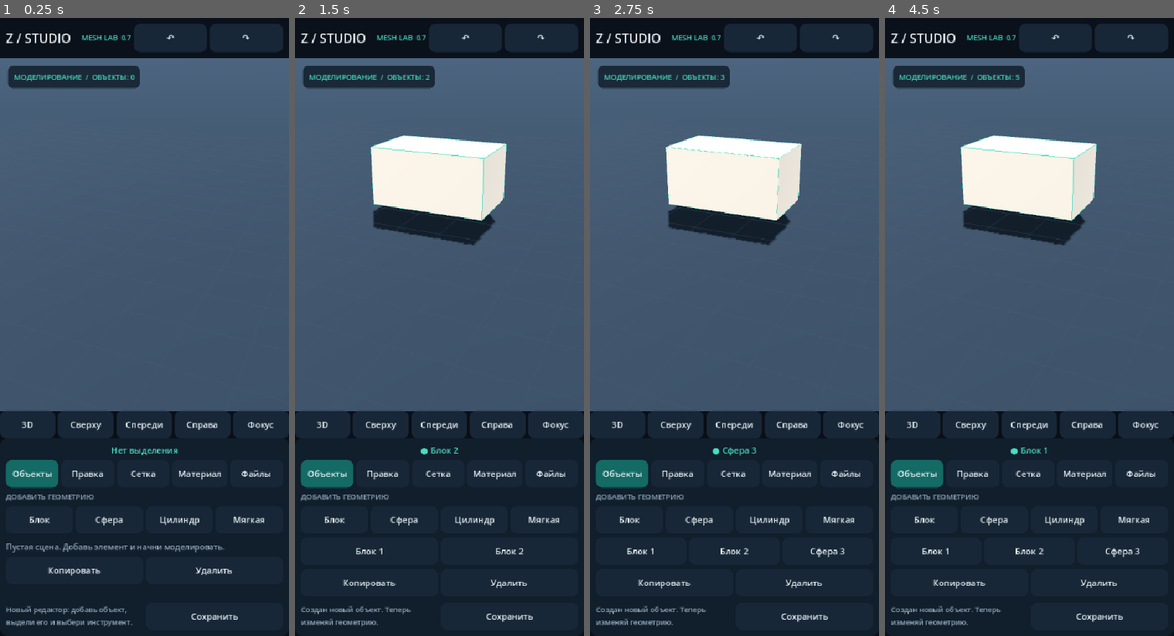
Above: before the commit, frames 1-4 (left to right).
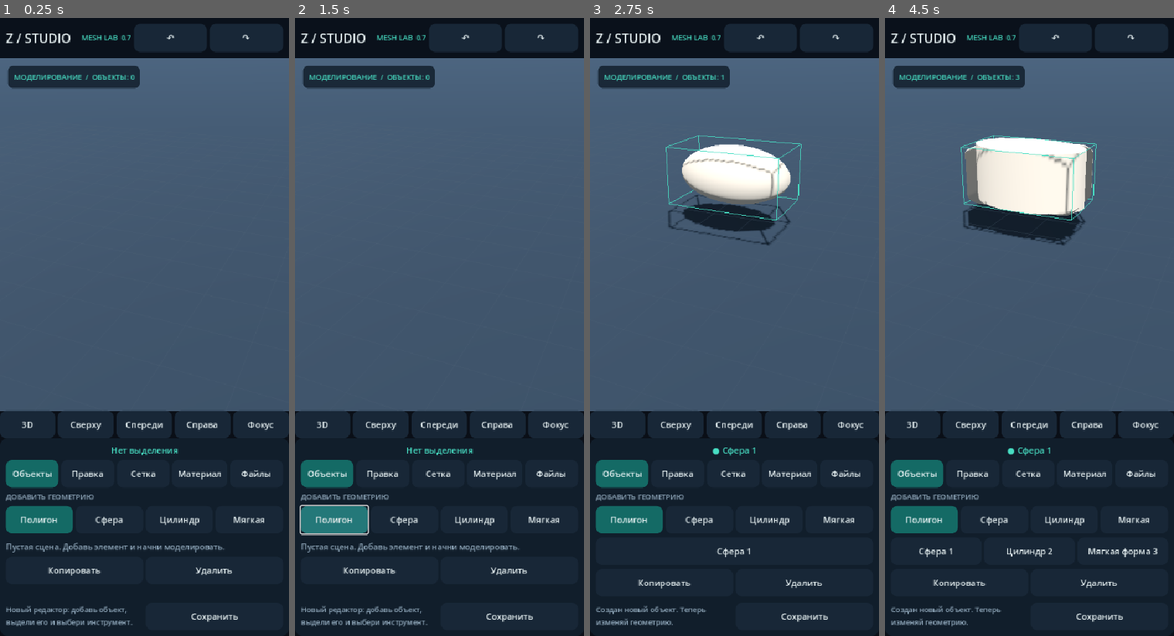
Above: after the commit, the same moments.

Repository: Gudvin7lol/Newgame
Game: Godot game, scene res://scenes/main.tscn
Same seed, same stepped clock (60 frames per second), same inputs: the game is played once before the commit and once after it.
Inputs (mouse positions are in pixels of both pictures, inside the frame that each line leads up to):
- Up to frame 1 (0.25 s): no input
- Up to frame 2 (1.5 s): click (335, 518) at 0.5 s, where only the run before the commit has a clickable "Блок"; click (335, 518) at 1.25 s, where only the run after the commit has a clickable "Полигон"
- Up to frame 3 (2.75 s): click "Сфера" at 2 s
- Up to frame 4 (4.5 s): click "Цилиндр" at 2.75 s; click "Мягкая" at 3.5 s; click (937, 549) at 4.25 s, where only the run before the commit has a clickable "Блок 1"

The runs differ from the first frame. In frame 1, 1.0% of the frame differs, in the area x 1-26%, y 79-84%; in frame 2, 9.6%, in the area x 1-81%, y 9-99%; in frame 3, 5.3%; in frame 4, 3.1%.
Error after the commit: Parse Error: Cannot infer the type of "previous" variable because the value doesn't have a set type. (res://scripts/topology_mesh.gd:116)

Commit message:
Integrate face-picked editable polygon mesh, real extrusion/inset/subdivision, persistent vertex topology

Diff:
--- a/zamer-3d-studio/scripts/studio_editor.gd
+++ b/zamer-3d-studio/scripts/studio_editor.gd
@@ -4,6 +4,7 @@
 # Scene document stores editable objects, modifiers and per-vertex operations.
 const Factory = preload("res://scripts/mesh_factory.gd")
 const Solid = preload("res://scripts/solid_modeler.gd")
+const Topology = preload("res://scripts/topology_mesh.gd")
 const BG = Color("#0a111b")
 const SURFACE = Color("#111e2b")
 const PANEL = Color("#182737")
@@ -27,6 +28,7 @@
 var instances: Dictionary = {}
 var selection_id: int = -1
 var vertex_index: int = -1
+var polygon_face: int = -1
 var next_id: int = 1
 var undo_stack: Array[String] = []
 var redo_stack: Array[String] = []
@@ -243,6 +245,8 @@
         materials.append(m)
 
 func _mesh_for(item: Dictionary) -> Mesh:
+    if item.has("mesh_data"):
+        return Topology.mesh(item["mesh_data"])
     var type_name := str(item.get("shape", "box"))
     match type_name:
         "box":
@@ -284,8 +288,9 @@
     mesh_node.material_override = materials[clampi(int(item["mat"]), 0, materials.size() - 1)]
     model_root.add_child(mesh_node)
     instances[int(item["id"])] = mesh_node
-    for op in item.get("vertex_ops", []):
-        _apply_vertex_delta(mesh_node, _v(op["at"]), _v(op["delta"]))
+    if not item.has("mesh_data"):
+        for op in item.get("vertex_ops", []):
+            _apply_vertex_delta(mesh_node, _v(op["at"]), _v(op["delta"]))
 
 func _sync_scene() -> void:
     for child in model_root.get_children():
@@ -346,10 +351,13 @@
         "shape": shape, "pos": [0.0, 0.68, 0.0], "rot": [0.0, 0.0, 0.0],
         "size": [1.2, 0.6, 0.7], "mat": 0, "vertex_ops": [],
         "extrude_depth": 0.0, "extrude_face": 2, "inset": 0.10, "bevel": 0.0}
+    if shape == "editable":
+        item["mesh_data"] = Topology.cube()
     next_id += 1
     data.append(item)
     selection_id = int(item["id"])
     vertex_index = -1
+    polygon_face = -1
     _sync_scene()
     _refresh_panel()
     _note("Создан новый объект. Теперь изменяй геометрию.")
@@ -359,6 +367,7 @@
         "sphere": return "Сфера"
         "cylinder": return "Цилиндр"
         "soft": return "Мягкая форма"
+        "editable": return "Полигональная сетка"
         _: return "Блок"
 
 func _duplicate() -> void:
@@ -392,6 +401,7 @@
 func _choose(id: int) -> void:
     selection_id = id
     vertex_index = -1
+    polygon_face = -1
     _show_outline()
     _update_selection_text()
     _refresh_panel()
@@ -422,7 +432,7 @@
     inspector.add_child(label)
     var row := HBoxContainer.new()
     inspector.add_child(row)
-    _btn(row, "Блок", _add_item.bind("box"))
+    _btn(row, "Полигон", _add_item.bind("editable"), true)
     _btn(row, "Сфера", _add_item.bind("sphere"))
     _btn(row, "Цилиндр", _add_item.bind("cylinder"))
     _btn(row, "Мягкая", _add_item.bind("soft"))
@@ -523,6 +533,10 @@
     if item.is_empty():
         inspector.add_child(_text("Выбери объект. Затем открой сетку для редактирования.", 12, SUBTLE))
         return
+    if item.has("mesh_data"):
+        _topology_ui(item)
+        return
+
     if str(item.get("shape","")) == "box":
         inspector.add_child(_text("FACE EDITOR  /  ГРАНИ И ФАСКИ", 11, TEAL))
         var face_row := HBoxContainer.new()
@@ -563,6 +577,85 @@
     else:
         inspector.add_child(_text("Чтобы двигать отдельную вершину, включи выбор и коснись её.",11,SUBTLE))
 
+func _topology_ui(item: Dictionary) -> void:
+    inspector.add_child(_text("POLY EDIT  /  РЕДАКТИРУЕМАЯ СЕТКА", 11, TEAL))
+    var doc: Dictionary=item["mesh_data"]
+    var polygon_count: int=doc["faces"].size()
+    inspector.add_child(_text("%d вершин • %d граней • грань: %s" % [
+        doc["vertices"].size(),polygon_count,("№%d" % (polygon_face+1)) if polygon_face>=0 else "не выбрана"],11,SUBTLE))
+    var row:=HBoxContainer.new()
+    inspector.add_child(row)
+    _btn(row,"Выбрать грань",_face_mode,true)
+    _btn(row,"Вершины",_vertex_mode)
+    _btn(row,"Объект",_object_mode)
+    var operations:=HBoxContainer.new()
+    inspector.add_child(operations)
+    _btn(operations,"Extrude +50",_topology_extrude.bind(0.05,0.0))
+    _btn(operations,"Inset 10%",_topology_extrude.bind(0.0,0.10))
+    _btn(operations,"Вдавить −50",_topology_extrude.bind(-0.05,0.0))
+    var secondary:=HBoxContainer.new()
+    inspector.add_child(secondary)
+    _btn(secondary,"Subdivide",_topology_subdivide)
+    _btn(secondary,"Выделить верх",_select_first_top_face)
+    inspector.add_child(_text("Сначала выбери грань касанием. Extrude и Inset изменяют настоящую топологию.",11,SUBTLE))
+    if vertex_index>=0:
+        var movers:=HBoxContainer.new()
+        inspector.add_child(movers)
+        for axis in range(3):
+            _btn(movers,["X−","Y−","Z−"][axis],_move_vertex.bind(axis,-1))
+            _btn(movers,["X+","Y+","Z+"][axis],_move_vertex.bind(axis,1))
+
+func _face_mode() -> void:
+    tool_mode="face"
+    _show_outline()
+    _note("Коснись поверхности выбранного объекта, чтобы выделить грань.")
+
+func _select_first_top_face() -> void:
+    var item:=_selected_item()
+    if item.is_empty() or not item.has("mesh_data"): return
+    var doc:Dictionary=item["mesh_data"]
+    var winner:=-1
+    var y:float=-1.0
+    for i in range(doc["faces"].size()):
+        var n:Vector3=Topology.normal(doc,i)
+        if n.y>y:
+            winner=i
+            y=n.y
+    polygon_face=winner
+    _face_mode()
+    _refresh_panel()
+
+func _topology_extrude(distance_m:float,inset:float) -> void:
+    var item:=_selected_item()
+    if item.is_empty() or not item.has("mesh_data"): return
+    if polygon_face<0 or polygon_face>=item["mesh_data"]["faces"].size():
+        _note("Сначала выбери грань касанием или кнопкой «Выделить верх».")
+        return
+    _history()
+    var n:Vector3=Topology.normal(item["mesh_data"],polygon_face)
+    var node:MeshInstance3D=instances[selection_id]
+    var length:float=maxf((node.global_transform.basis*n).length(),0.001)
+    var depth:float=distance_m/length
+    polygon_face=Topology.extrude(item["mesh_data"],polygon_face,depth,inset)
+    vertex_index=-1
+    _sync_scene()
+    _refresh_panel()
+    _note("Полигональная грань изменена, сетка перестроена.")
+
+func _topology_subdivide() -> void:
+    var item:=_selected_item()
+    if item.is_empty() or not item.has("mesh_data"): return
+    if item["mesh_data"]["faces"].size()>1000:
+        _note("Лимит мобильной сетки: не более 1000 граней перед Subdivide.")
+        return
+    _history()
+    Topology.subdivide(item["mesh_data"])
+    polygon_face=-1
+    vertex_index=-1
+    _sync_scene()
+    _refresh_panel()
+    _note("Subdivide: настоящие новые полигоны.")
+
 func _set_face(face: int) -> void:
     var item := _selected_item()
     if item.is_empty(): return
@@ -601,10 +694,12 @@
 
 func _vertex_mode() -> void:
     tool_mode = "vertex"
+    _show_outline()
     _note("Режим вершин: коснись вершины выделенной модели.")
 
 func _object_mode() -> void:
     tool_mode = "select"
+    _show_outline()
     vertex_index = -1
     _note("Режим выделения объектов.")
     _refresh_panel()
@@ -701,6 +796,8 @@
             if distance < nearest:
                 nearest = distance
                 found = int(id)
+    if tool_mode == "face" and selection_id >= 0:
+        if _pick_face(point): return
     if tool_mode == "vertex" and selection_id >= 0:
         if _pick_vertex(point): return
     if found >= 0:
@@ -708,10 +805,32 @@
     else:
         _choose(-1)
 
+func _pick_face(screen:Vector2) -> bool:
+    var item:=_selected_item()
+    if item.is_empty() or not item.has("mesh_data") or not instances.has(selection_id): return false
+    var node:MeshInstance3D=instances[selection_id]
+    var origin:Vector3=view_camera.project_ray_origin(screen)
+    var direction:Vector3=view_camera.project_ray_normal(screen)
+    var local_origin:Vector3=node.to_local(origin)
+    var local_direction:Vector3=(node.to_local(origin+direction*20.0)-local_origin).normalized()
+    var hit:Dictionary=Topology.hit_face(item["mesh_data"],local_origin,local_direction)
+    if int(hit["face"])<0: return false
+    polygon_face=int(hit["face"])
+    _show_outline()
+    _refresh_panel()
+    _note("Выделена грань №%d" % (polygon_face+1))
+    return true
+
 func _pick_vertex(point: Vector2) -> bool:
     if not instances.has(selection_id): return false
     var node: MeshInstance3D = instances[selection_id]
-    var vertices: PackedVector3Array = node.mesh.surface_get_arrays(0)[Mesh.ARRAY_VERTEX]
+    var item:=_selected_item()
+    var vertices: PackedVector3Array = PackedVector3Array()
+    if item.has("mesh_data"):
+        for p in item["mesh_data"]["vertices"]:
+            vertices.append(_v(p))
+    else:
+        vertices=node.mesh.surface_get_arrays(0)[Mesh.ARRAY_VERTEX]
     var closest := 26.0
     var found := -1
     for i in range(vertices.size()):
@@ -728,18 +847,28 @@
     _note("Выделена вершина #%d. Используй X/Y/Z." % found)
     return true
 
-func _move_vertex(axis: int, direction: int) -> void:
-    var item := _selected_item()
-    if item.is_empty() or vertex_index < 0: return
-    var node: MeshInstance3D = instances[selection_id]
-    var verts: PackedVector3Array = node.mesh.surface_get_arrays(0)[Mesh.ARRAY_VERTEX]
-    if vertex_index >= verts.size(): return
-    _history()
-    var offset := Vector3.ZERO
-    offset[axis] = 0.005 * direction
-    var ops: Array = item.get("vertex_ops", [])
-    ops.append({"at": _arr(verts[vertex_index]), "delta": _arr(offset)})
-    item["vertex_ops"] = ops
+func _move_vertex(axis:int,direction:int) -> void:
+    var item:=_selected_item()
+    if item.is_empty() or vertex_index<0: return
+    if item.has("mesh_data"):
+        var doc:Dictionary=item["mesh_data"]
+        if vertex_index>=doc["vertices"].size(): return
+        _history()
+        var move:=Vector3.ZERO
+        var object_scale:float=maxf(absf(float(item["size"][axis])),0.001)
+        move[axis]=float(direction)*0.005/object_scale
+        Topology.move_vertex(doc,vertex_index,move)
+    else:
+        var node:MeshInstance3D=instances[selection_id]
+        var verts:PackedVector3Array=node.mesh.surface_get_arrays(0)[Mesh.ARRAY_VERTEX]
+        if vertex_index>=verts.size(): return
+        _history()
+        var delta:=Vector3.ZERO
+        delta[axis]=0.005
+        delta*=float(direction)
+        var ops:Array=item.get("vertex_ops",[])
+        ops.append({"at":_arr(verts[vertex_index]),"delta":_arr(delta)})
+        item["vertex_ops"]=ops
     _sync_scene()
     _refresh_panel()
     _note("Вершина перемещена на 5 мм.")
@@ -758,29 +887,39 @@
 func _show_outline() -> void:
     if selection_overlay != null and is_instance_valid(selection_overlay):
         selection_overlay.queue_free()
-        selection_overlay = null
+        selection_overlay=null
     if not instances.has(selection_id): return
-    var node: MeshInstance3D = instances[selection_id]
-    var bounds := node.mesh.get_aabb()
-    var lo := bounds.position
-    var hi := bounds.position + bounds.size
-    var points := [
-        Vector3(lo.x,lo.y,lo.z), Vector3(hi.x,lo.y,lo.z), Vector3(hi.x,lo.y,hi.z), Vector3(lo.x,lo.y,hi.z),
-        Vector3(lo.x,hi.y,lo.z), Vector3(hi.x,hi.y,lo.z), Vector3(hi.x,hi.y,hi.z), Vector3(lo.x,hi.y,hi.z)
+    var node:MeshInstance3D=instances[selection_id]
+    var bounds:=node.mesh.get_aabb()
+    var lo:=bounds.position
+    var hi:=bounds.position+bounds.size
+    var points:=[
+        Vector3(lo.x,lo.y,lo.z),Vector3(hi.x,lo.y,lo.z),
+        Vector3(hi.x,lo.y,hi.z),Vector3(lo.x,lo.y,hi.z),
+        Vector3(lo.x,hi.y,lo.z),Vector3(hi.x,hi.y,lo.z),
+        Vector3(hi.x,hi.y,hi.z),Vector3(lo.x,hi.y,hi.z)
     ]
-    var edges := [[0,1],[1,2],[2,3],[3,0],[4,5],[5,6],[6,7],[7,4],[0,4],[1,5],[2,6],[3,7]]
-    var line_mesh := ImmediateMesh.new()
-    var mat := StandardMaterial3D.new()
-    mat.shading_mode = BaseMaterial3D.SHADING_MODE_UNSHADED
-    mat.albedo_color = TEAL
-    line_mesh.surface_begin(Mesh.PRIMITIVE_LINES, mat)
-    for edge in edges:
-        line_mesh.surface_add_vertex(points[edge[0]])
-        line_mesh.surface_add_vertex(points[edge[1]])
-    line_mesh.surface_end()
-    selection_overlay = MeshInstance3D.new()
-    selection_overlay.name = "SELECTION_GUIDES_NOT_EXPORTED"
-    selection_overlay.mesh = line_mesh
+    var edges:=[[0,1],[1,2],[2,3],[3,0],[4,5],[5,6],[6,7],[7,4],[0,4],[1,5],[2,6],[3,7]]
+    var overlay:=ImmediateMesh.new()
+    var line_mat:=StandardMaterial3D.new()
+    line_mat.shading_mode=BaseMaterial3D.SHADING_MODE_UNSHADED
+    line_mat.albedo_color=TEAL
+    overlay.surface_begin(Mesh.PRIMITIVE_LINES,line_mat)
+    for e in edges:
+        overlay.surface_add_vertex(points[e[0]])
+        overlay.surface_add_vertex(points[e[1]])
+    var item:=_selected_item()
+    if tool_mode=="face" and item.has("mesh_data"):
+        if polygon_face>=0 and polygon_face<item["mesh_data"]["faces"].size():
+            var f:Array=item["mesh_data"]["faces"][polygon_face]
+            var n:Vector3=Topology.normal(item["mesh_data"],polygon_face)
+            for i in range(f.size()):
+                overlay.surface_add_vertex(Topology.point(item["mesh_data"],int(f[i]))+n*0.003)
+                overlay.surface_add_vertex(Topology.point(item["mesh_data"],int(f[(i+1)%f.size()]))+n*0.003)
+    overlay.surface_end()
+    selection_overlay=MeshInstance3D.new()
+    selection_overlay.name="EDITOR_SELECTION_NOT_EXPORTED"
+    selection_overlay.mesh=overlay
     node.add_child(selection_overlay)
 
 func _save() -> void:
